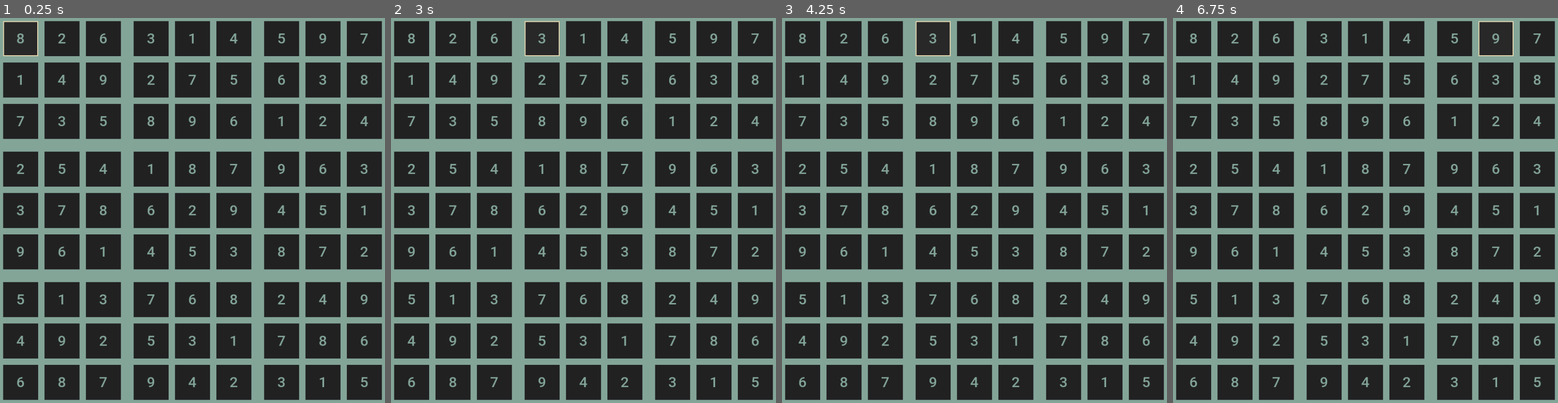
Above: before the commit, frames 1-4 (left to right).
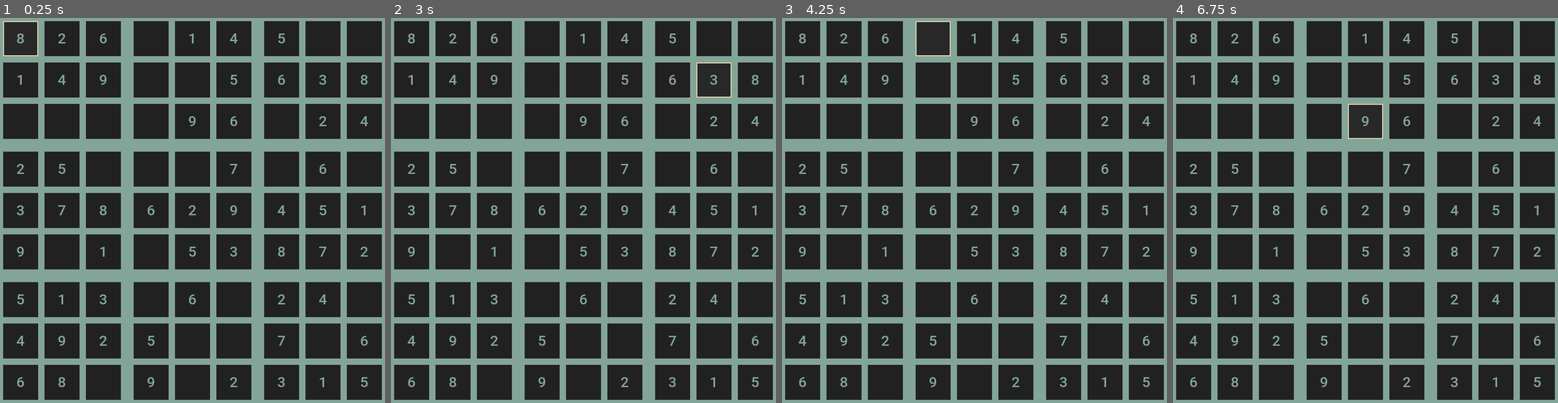
Above: after the commit, the same moments.

Repository: dudozermaks/GudokuOld
Game: Godot game, scene res://main.tscn
Two runs of this game, one before a commit and one after it. Both use one fixed random seed, a clock stepped at 60 frames per second and the inputs below.
Inputs (mouse positions are in pixels of both pictures, inside the frame that each line leads up to):
- Up to frame 1 (0.25 s): no input
- Up to frame 2 (3 s): click "8" at 0.5 s; click "2" at 1.25 s; click "6" at 2 s; click "3" at 2.75 s
- Up to frame 3 (4.25 s): click (932, 37) at 3.52 s
- Up to frame 4 (6.75 s): click "1" at 4.25 s; click "4" at 5 s; click "5" at 5.75 s; click "9" at 6.5 s

The runs differ from the first frame. In frame 1, 0.7% of the frame differs, in the area x 4-96%, y 4-96%; in frame 2, 0.9%; in frame 3, 0.7%; in frame 4, 0.9%, in the area x 4-96%, y 0-96%.

Commit message:
write sudoku generator

Diff:
--- a/field.gd
+++ b/field.gd
@@ -14,8 +14,9 @@
 	get_node("Line0/Cell0").grab_focus()
 
 	_fill_field_diagonal()
-
+	# starting with first cell of second square
 	_fill_field(0, sqrt_board_size)
+	_remove_cells(25)
 
 	get_tree().call_group("cells", "update_text")
 
@@ -49,9 +50,11 @@
 
 	for num in range(1, board_size + 1):
 		cell.numbers.push_back(num)
+
 		if _validate_for_one_cell(line, row):
 			if _fill_field(line, row + 1):
 				return true
+
 		cell.numbers.clear()
 
 	# No valid value was found, so backtrack
@@ -124,9 +127,61 @@
 
 func _validate_for_one_cell(line : int, row : int) -> bool:
 	@warning_ignore("integer_division")
-	var square_number = row / 3 + (line / 3) * 3
+	var square_number = row / sqrt_board_size + (line / sqrt_board_size) * sqrt_board_size
 	if  _is_valid_set(_get_line(line)) == VALIDATE.WRONG_SOLVED or\
 			_is_valid_set(_get_row(row)) == VALIDATE.WRONG_SOLVED or\
 			_is_valid_set(_get_square(square_number)) == VALIDATE.WRONG_SOLVED:
 				return false
 	return true
+
+var __solution_counter : int = 0
+func _is_unique_solution(line : int = 0, row : int = 0) -> bool:
+	# zeroing helping variable on the first call
+	if line == 0 and row == 0:
+		__solution_counter = 0
+
+	# if we reached the end
+	if line == board_size - 1 and row == board_size:
+		__solution_counter += 1
+		return __solution_counter <= 1
+
+	# if we reached the end of a row
+	if row == board_size:
+		line += 1
+		row = 0
+
+	var cell : Cell = get_node("Line%d/Cell%d" % [line, row])
+	if cell.numbers.size() != 0:
+		return _is_unique_solution(line, row + 1)
+
+	for num in range(1, board_size + 1):
+		cell.numbers.push_back(num)
+		if _validate_for_one_cell(line, row):
+			if !_is_unique_solution(line, row + 1):
+				cell.numbers.clear()
+				return false
+		cell.numbers.clear()
+
+	# No valid value was found, so backtrack
+	return true
+
+func _remove_cells(how_much : int):
+	var removed : int = 0
+
+	var cells_array := []
+	for i in range(0, board_size):
+		for j in range(0, board_size):
+			cells_array.append([i, j])
+
+	cells_array.shuffle()
+	for cell_pos in cells_array:
+		var cell : Cell = get_node("Line%d/Cell%d" % cell_pos)
+
+		var number_in_cell : int = cell.numbers[0]
+		cell.numbers.clear()
+
+		if !_is_unique_solution():
+			cell.numbers.push_back(number_in_cell)
+		else:
+			removed += 1
+			if removed == how_much: return
